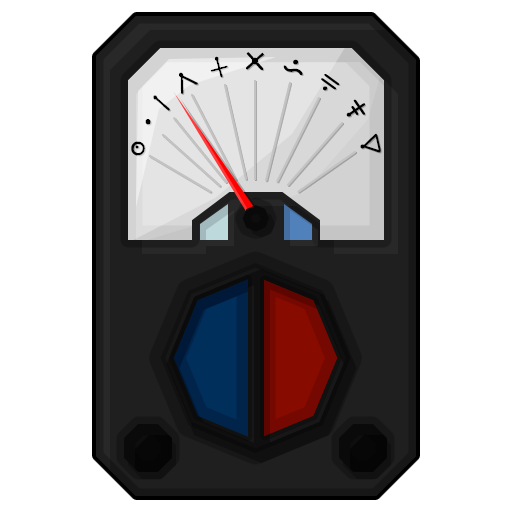
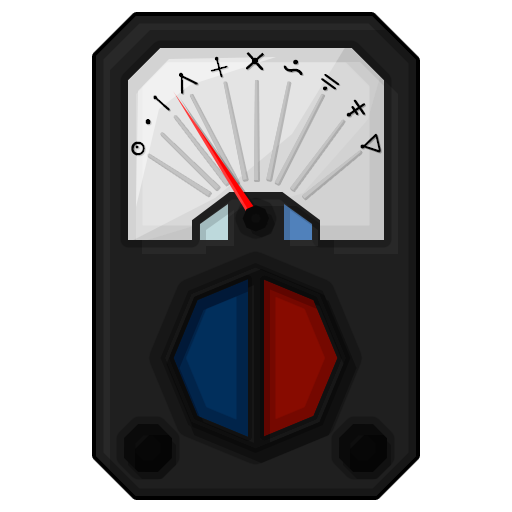
Layer changes from the first 512px x 512px image to the second:
moved "Path" (1st of 7, in "Layer 2" › "Display") into group "Display" over [147, 80, 276, 198]
removed layer "Group: 10 objects" from group "Display" over [149, 80, 356, 193]
added layer "Rectangle 1" in group "Display" over [147, 80, 361, 199]
